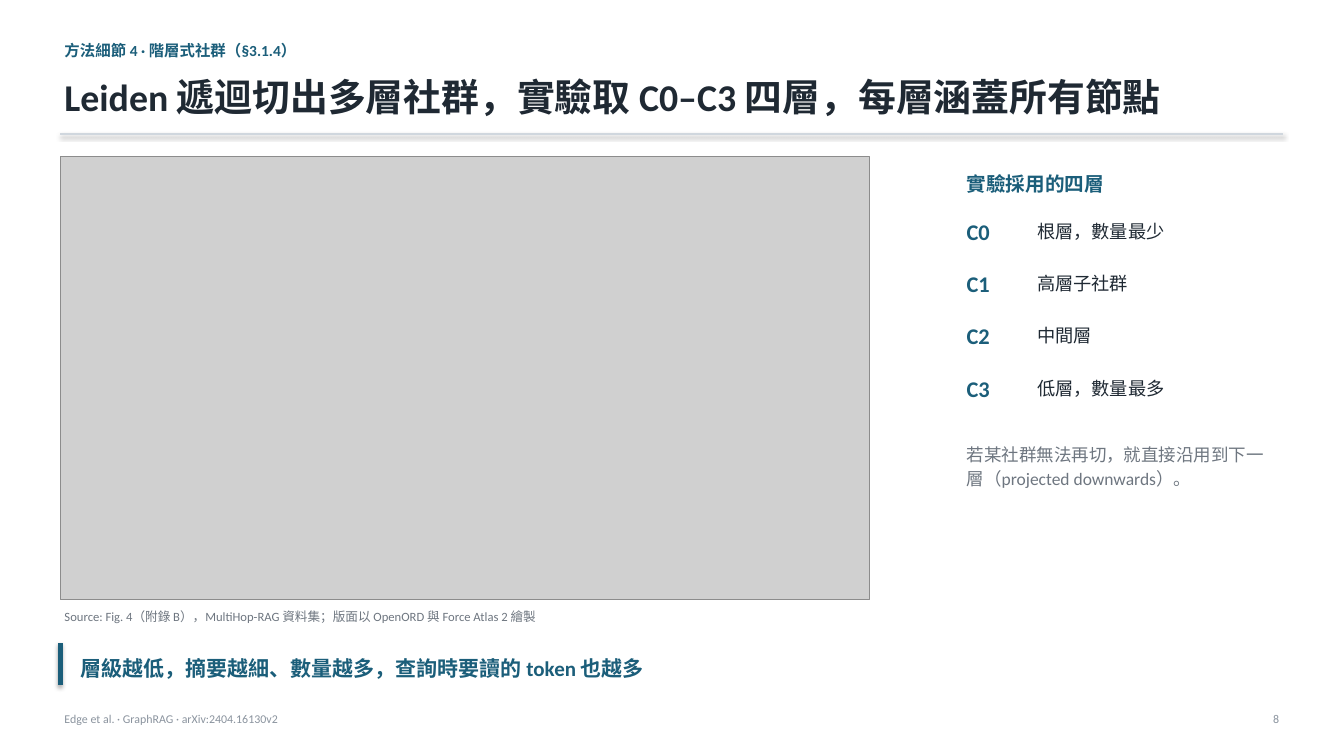
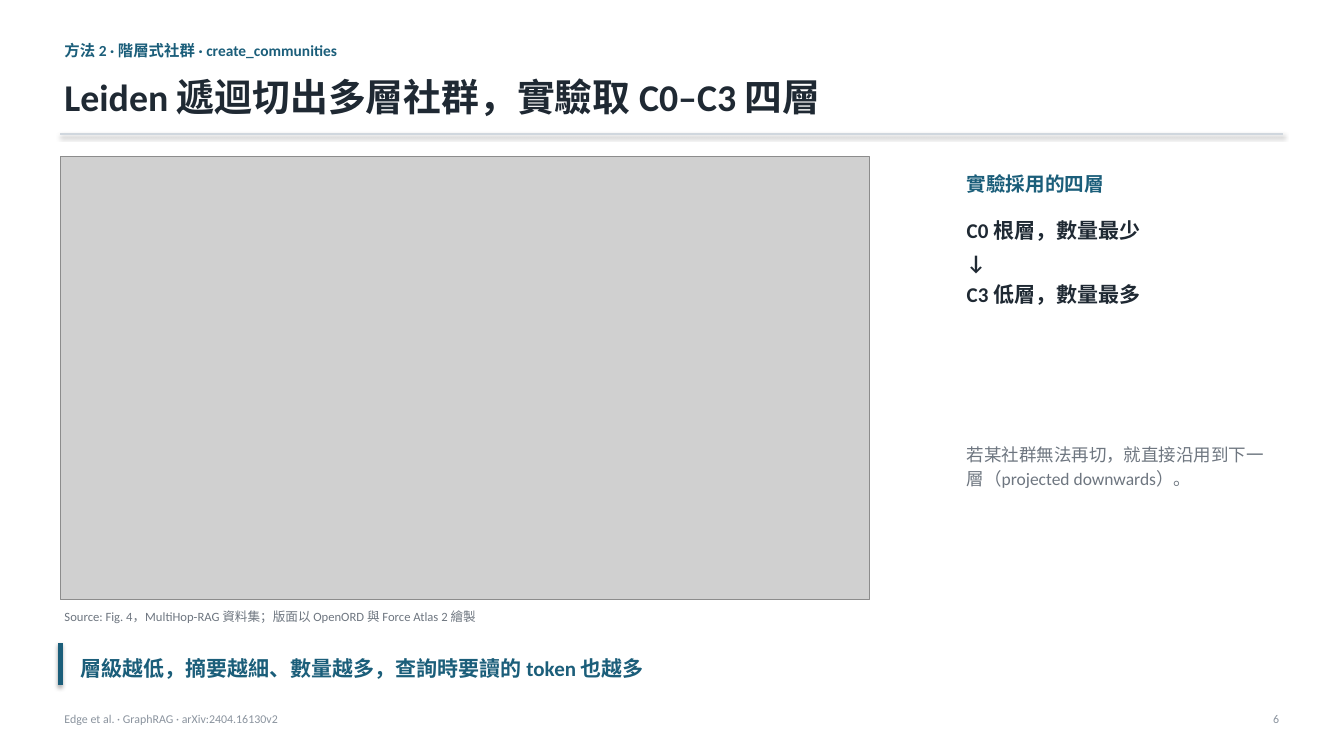
Before and after one commit to Moris-Zhan/CV-RAG-LLM-Papers, a slide deck: slide 6 of RAG/2024_GraphRAG/slides_zh-TW.pptx (slide 8 before the commit). Drawn at 1344x756 pixels with LibreOffice and Linux fonts; fonts in the diff are those of the drawing; grey boxes stand for pictures. Boxes give left, top, right and bottom in pixels: in the first picture for what was removed or moved away, otherwise in the second. Text is boxed around its words. In the diff, an @@ line names an element or a change of style, - is before the commit and + after.

```diff
--- a/RAG/2024_GraphRAG/slides_zh-TW.pptx
+++ b/RAG/2024_GraphRAG/slides_zh-TW.pptx
@@ text at (64,43,337,58): text changed @@
-方法細節 4 · 階層式社群（§3.1.4）
+方法 2 · 階層式社群 · create_communities
@@ text at (64,78,821,116): text changed @@
-Leiden 遞迴切出多層社群，實驗取 C0–C3 四層，每層涵蓋所有節點
+Leiden 遞迴切出多層社群，實驗取 C0–C3 四層
@@ text at (967,220,1140,305): text changed; size 13 to 15 pt; bold on @@
-根層，數量最少
+C0 根層，數量最少
+↓
+C3 低層，數量最多
@@ text removed at (967,225,990,240) @@
-C0
@@ text removed at (967,277,990,292) @@
-C1
@@ text removed at (1037,274,1128,292) @@
-高層子社群
@@ text removed at (967,329,990,344) @@
-C2
@@ text removed at (1037,326,1092,344) @@
-中間層
@@ text removed at (967,382,990,397) @@
-C3
@@ text removed at (1037,379,1164,397) @@
-低層，數量最多
@@ text at (64,610,476,623): text changed @@
-Source: Fig. 4（附錄 B），MultiHop-RAG 資料集；版面以 OpenORD 與 Force Atlas 2 繪製
+Source: Fig. 4，MultiHop-RAG 資料集；版面以 OpenORD 與 Force Atlas 2 繪製
```
Also in this commit, not shown: 18 other slides changed, 7 slides added, 3 slides removed, 19 other files.
